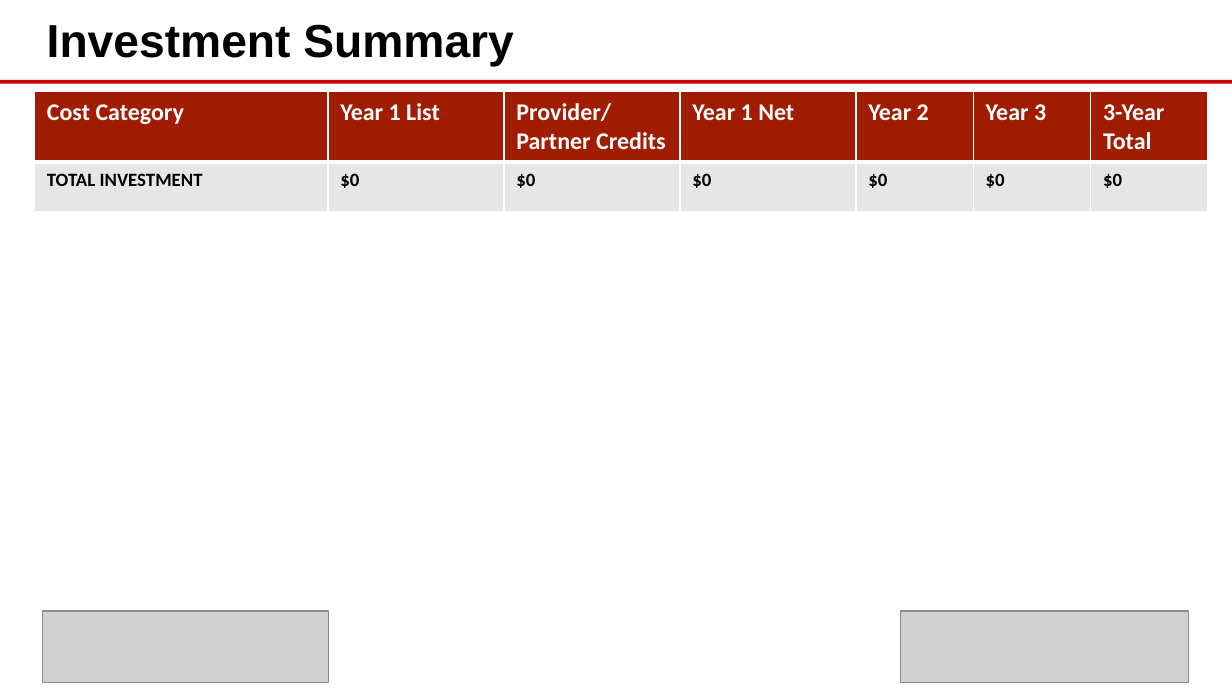
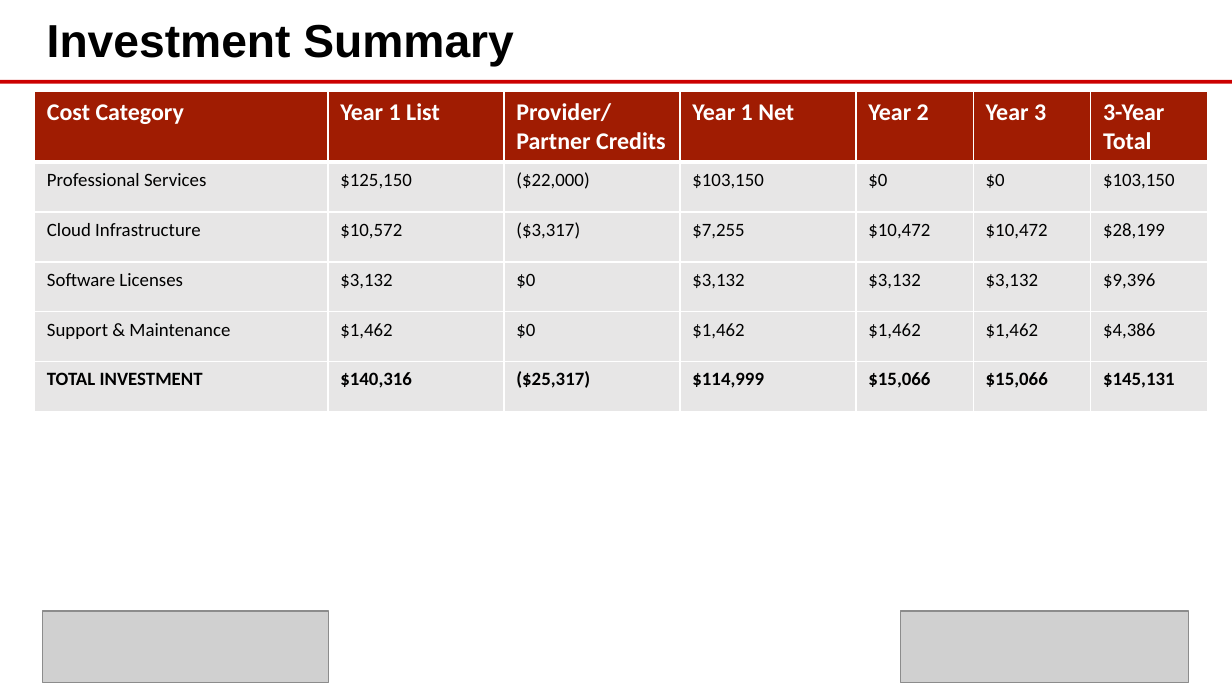
Before and after one commit to eoframework/solutions, a slide deck: slide 9 of solutions/aws/cloud/onpremise-to-cloud-migration/presales/solution-briefing.pptx. Drawn at 1232x693 pixels with LibreOffice and Linux fonts; fonts in the diff are those of the drawing; grey boxes stand for pictures; background and template pictures are left out. Boxes give left, top, right and bottom in pixels: in the first picture for what was removed or moved away, otherwise in the second. Text is boxed around its words. In the diff, an @@ line names an element or a change of style, - is before the commit and + after.

Commit message:
Refactor AWS solutions and update solution-template
Solution Template:
- Add technology_provider metadata field
- Update Investment Summary table widths to [18,12,24,12,10,10,14]
- Add infrastructure-costs.xlsx and remove deprecated cost-breakdown.csv
- Update statement-of-work.md with placeholders for all metadata fields

AWS Solutions - All 3 solutions refactored:
- Migrate from cost-breakdown.csv to infrastructure-costs.csv (4-section format)
- Restructure SOWs to exactly 55 H2 sections matching template
- Add technology_provider: AWS metadata
- Update RACI Matrix to EO role naming conventions
- Update Executive Summaries to match template format
- Remove old discovery-questionnaire.csv (non-standard format)
- Regenerate all Office documents (Word, Excel, PowerPoint)

AWS Intelligent Document Processing:
- Update solution-briefing.md Investment Summary table
- Populate scope and cost data via populate-scope.py

AWS Disaster Recovery:
- Create infrastructure-costs.csv from cost-breakdown
- Refactor SOW from 24 H2 → 55 H2 sections
- Simplify Executive Summary (remove scope sizing details)
- Remove Professional Services from infrastructure costs

AWS On-Premise to Cloud Migration:
- Create infrastructure-costs.csv from cost-breakdown
- Refactor SOW from 22 H2 → 55 H2 sections
- Fix H1 structure (merge Assumptions and Payment Terms into Terms & Conditions)
- Remove Professional Services from infrastructure costs

```diff
--- a/solutions/aws/cloud/onpremise-to-cloud-migration/presales/solution-briefing.pptx
+++ b/solutions/aws/cloud/onpremise-to-cloud-migration/presales/solution-briefing.pptx
@@ table at box(34, 91, 1207, 392) @@
-row 2: TOTAL INVESTMENT | $0 | $0 | $0 | $0 | $0 | $0
+row 2: Professional Services | $125,150 | ($22,000) | $103,150 | $0 | $0 | $103,150
+row 3: Cloud Infrastructure | $10,572 | ($3,317) | $7,255 | $10,472 | $10,472 | $28,199
+row 4: Software Licenses | $3,132 | $0 | $3,132 | $3,132 | $3,132 | $9,396
+row 5: Support & Maintenance | $1,462 | $0 | $1,462 | $1,462 | $1,462 | $4,386
+row 6: TOTAL INVESTMENT | $140,316 | ($25,317) | $114,999 | $15,066 | $15,066 | $145,131
```
Also in this commit, not shown: 1 other slide changed, 51 other files.
